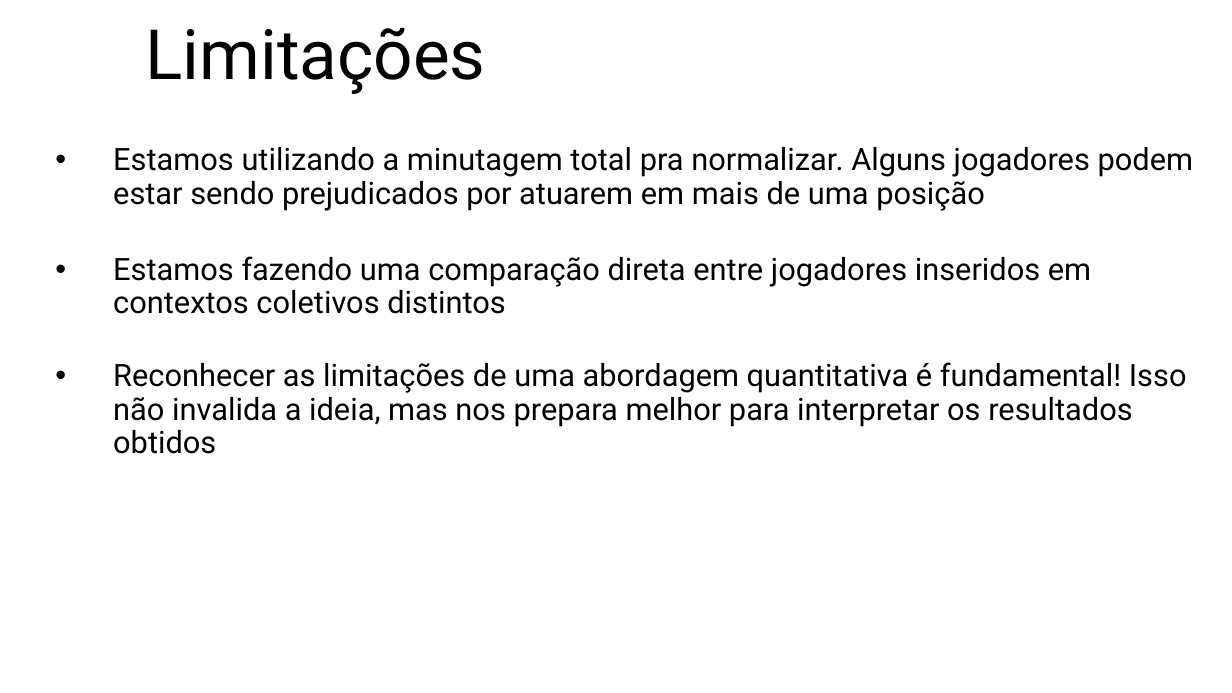
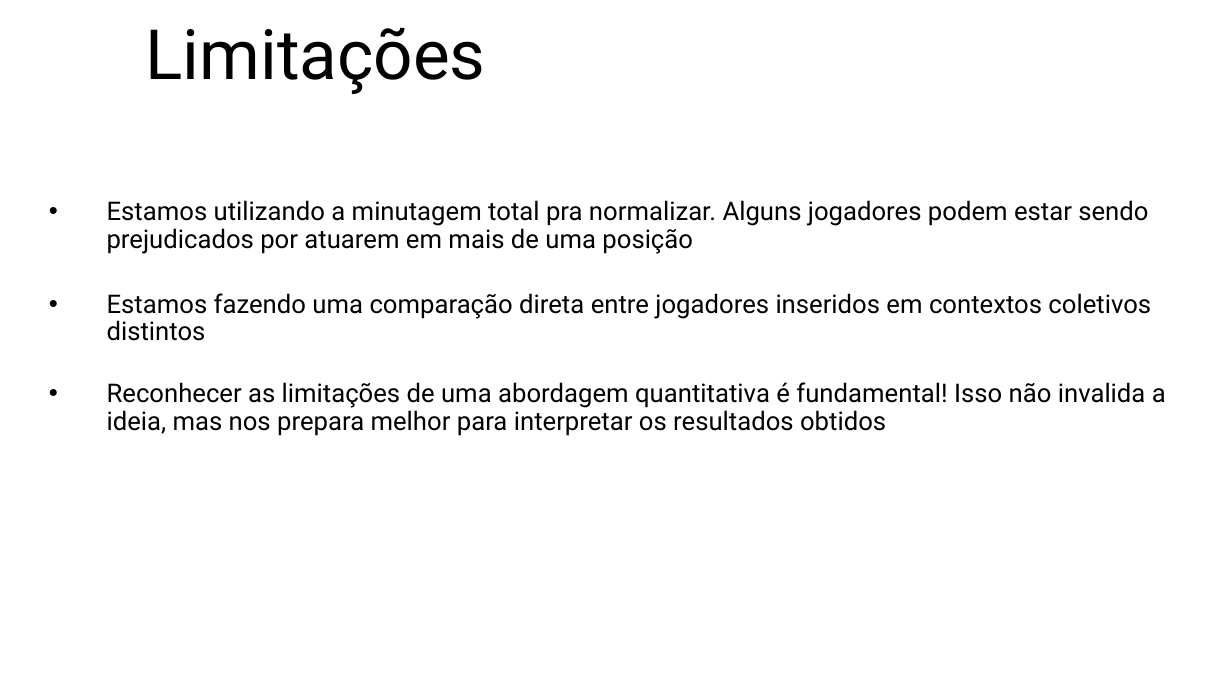
Before and after one commit to leomsafreire/aula_sdc_030625, a slide deck: slide 14 of aula_sdc.pptx. Drawn at 1232x693 pixels with LibreOffice and Linux fonts; fonts in the diff are those of the drawing. Boxes give left, top, right and bottom in pixels: in the first picture for what was removed or moved away, otherwise in the second. Text is boxed around its words. In the diff, an @@ line names an element or a change of style, - is before the commit and + after.

```diff
--- a/aula_sdc.pptx
+++ b/aula_sdc.pptx
@@ subtitle "Estamos utilizando a minutagem total ...": place and size @@
-subtitle "Estamos utilizando a minutagem total ..." at <box>113,147,1194,454</box>
+subtitle "Estamos utilizando a minutagem total ..." at <box>107,200,1166,436</box>
@@ subtitle "Estamos utilizando a minutagem total ..." at <box>107,200,1166,436</box>: size 24 to 20 pt @@
```
Also in this commit, not shown: 14 other slides changed.
